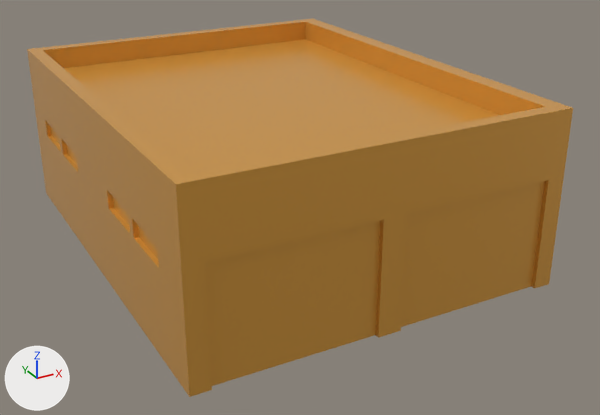
What one commit did to the glTF model public/models/building-policestation-garage.glb.
Rendered twice from a camera (50 mm lens) standing at (-7.88, -15.9, 8.41) and looking at (0.42, -0.8, 0.86). Arrows for +X, +Y and +Z are at lower left; the lights stay in place. Where no turn or scale is listed for an object, it has been applied to the vertices.

In view in the first picture: 'building-policestation-garage'.
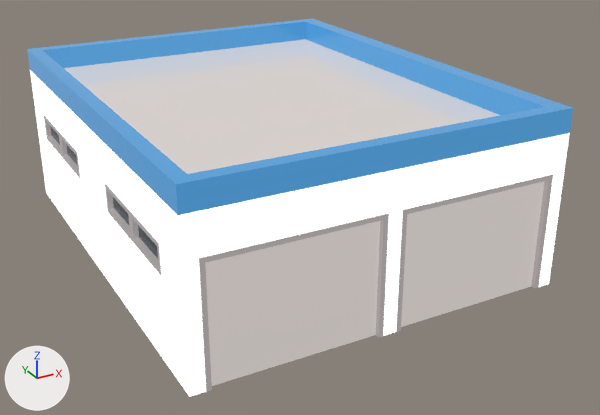
The change, as a list of edits to the scene's bpy script:
```text
Add img_base:
    img_base = load_image('base', '_unpacked/base', 1024, 1024, 'sRGB')
Add mat_lowpoly_colors_001:
    mat_lowpoly_colors_001 = bpy.data.materials.new('LOWPOLY-COLORS.001')
    # uses the picture img_base
Change me_building_policestation_garage:
    where me_building_policestation_garage.from_pydata(...)  # 100 vertices, 196 faces; spans x -4.0..4.0, y -5.05..4.95, z 0.0..3.8
    remove me_building_policestation_garage.materials.append(mat_lowpoly_colors)  # orange #e7a747
    add me_building_policestation_garage.materials.append(mat_lowpoly_colors_001)
```

What differs and where, as boxes [x1, y1, x2, y2] in the pictures (600 x 415 px):
'building-policestation-garage', recoloured (orange to white)
    both: [27, 18, 573, 397]
